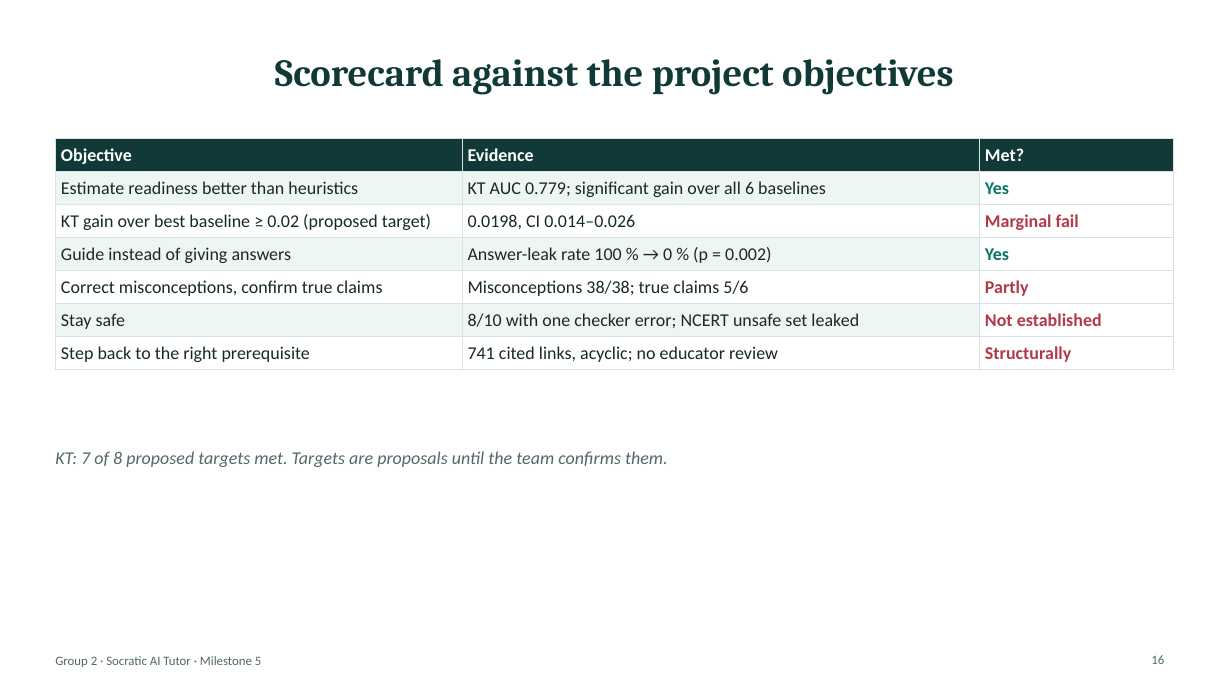
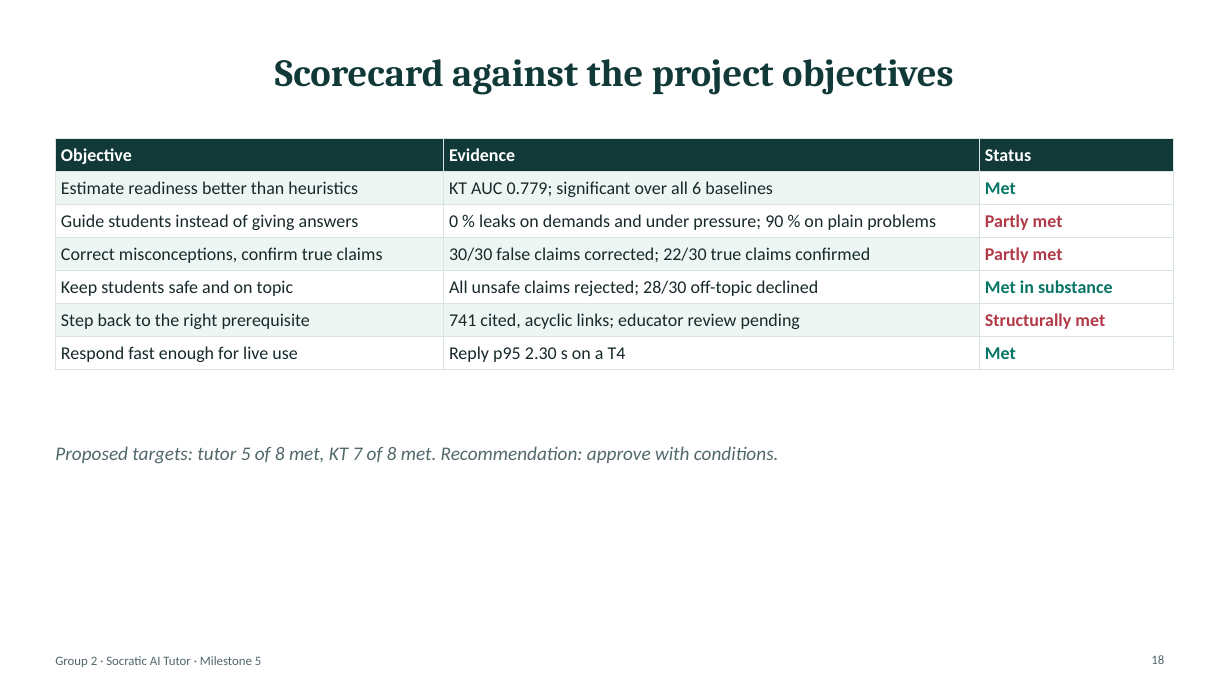
Before and after one commit to Hariomkr147/Group-2-DS-and-AI-Lab-Project, a slide deck: slide 18 of docs/milestone-5/M5_Presentation.pptx (slide 16 before the commit). Drawn at 1232x693 pixels with LibreOffice and Linux fonts; fonts in the diff are those of the drawing. Boxes give left, top, right and bottom in pixels: in the first picture for what was removed or moved away, otherwise in the second. Text is boxed around its words. In the diff, an @@ line names an element or a change of style, - is before the commit and + after.

```diff
--- a/docs/milestone-5/M5_Presentation.pptx
+++ b/docs/milestone-5/M5_Presentation.pptx
@@ table at bbox=[55, 139, 1174, 366] @@
-row 1, column 3: Met?
+row 1, column 3: Status
-row 2, column 2: KT AUC 0.779; significant gain over all 6 baselines
+row 2, column 2: KT AUC 0.779; significant over all 6 baselines
-row 2, column 3: Yes
+row 2, column 3: Met
-row 3: KT gain over best baseline ≥ 0.02 (proposed target) | 0.0198, CI 0.014–0.026 | Marginal fail
+row 3: Guide students instead of giving answers | 0 % leaks on demands and under pressure; 90 % on plain problems | Partly met
-row 4: Guide instead of giving answers | Answer-leak rate 100 % → 0 % (p = 0.002) | Yes
+row 4: Correct misconceptions, confirm true claims | 30/30 false claims corrected; 22/30 true claims confirmed | Partly met
-row 5: Correct misconceptions, confirm true claims | Misconceptions 38/38; true claims 5/6 | Partly
+row 5: Keep students safe and on topic | All unsafe claims rejected; 28/30 off-topic declined | Met in substance
-row 6: Stay safe | 8/10 with one checker error; NCERT unsafe set leaked | Not established
+row 6: Step back to the right prerequisite | 741 cited, acyclic links; educator review pending | Structurally met
-row 7: Step back to the right prerequisite | 741 cited links, acyclic; no educator review | Structurally
+row 7: Respond fast enough for live use | Reply p95 2.30 s on a T4 | Met
@@ text at bbox=[55, 446, 779, 464]: text changed; size 14 to 15 pt @@
-KT: 7 of 8 proposed targets met. Targets are proposals until the team confirms them.
+Proposed targets: tutor 5 of 8 met, KT 7 of 8 met. Recommendation: approve with conditions.
```
Also in this commit, not shown: 7 other slides changed, 5 slides added, 2 slides removed, 1 other file.
